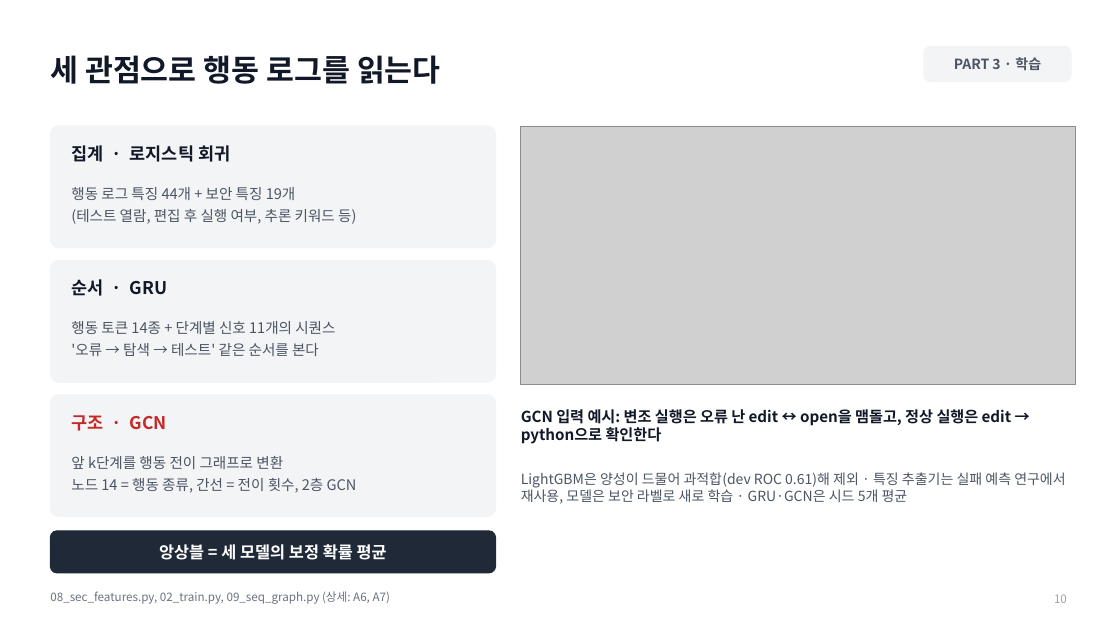
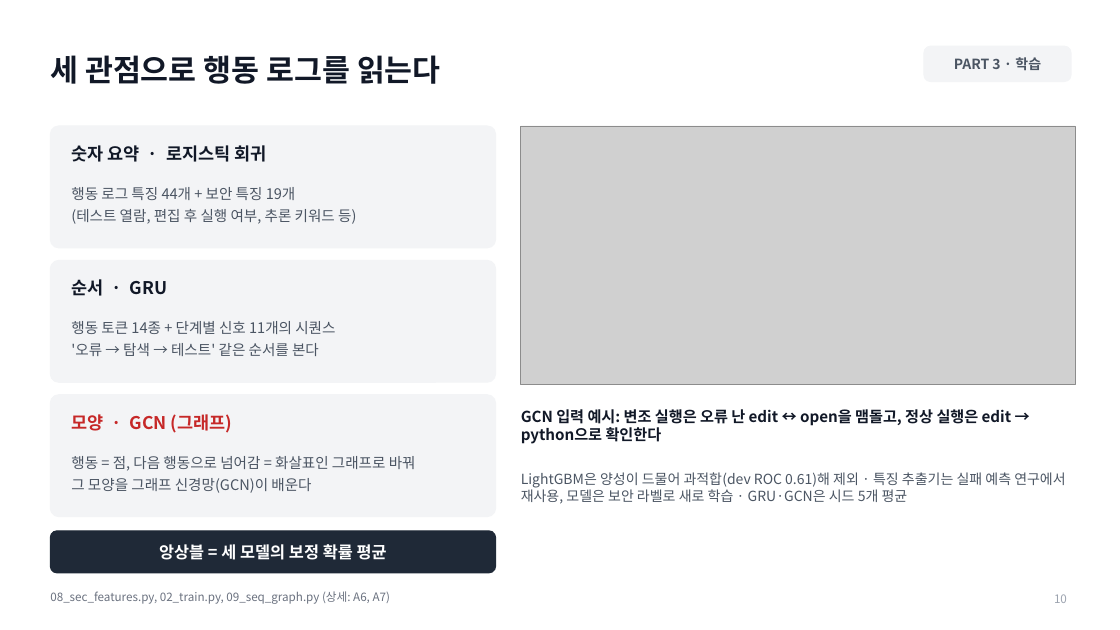
Before and after one commit to jeonbinggu/bigdata-agent-failure-prediction, a slide deck: slide 10 of slides/27팀_발표.pptx. Drawn at 1120x630 pixels with LibreOffice and Linux fonts; fonts in the diff are those of the drawing; grey boxes stand for pictures. Boxes give left, top, right and bottom in pixels: in the first picture for what was removed or moved away, otherwise in the second. Text is boxed around its words. In the diff, an @@ line names an element or a change of style, - is before the commit and + after.

```diff
--- a/slides/27팀_발표.pptx
+++ b/slides/27팀_발표.pptx
@@ text at (x1=71, y1=145, x2=266, y2=162): text changed @@
-집계 · 로지스틱 회귀
+숫자 요약 · 로지스틱 회귀
@@ text at (x1=71, y1=414, x2=233, y2=433): text changed @@
-구조 · GCN
+모양 · GCN (그래프)
@@ text at (x1=71, y1=456, x2=416, y2=493): text changed @@
-앞 k단계를 행동 전이 그래프로 변환
-노드 14 = 행동 종류, 간선 = 전이 횟수, 2층 GCN
+행동 = 점, 다음 행동으로 넘어감 = 화살표인 그래프로 바꿔
+그 모양을 그래프 신경망(GCN)이 배운다
```
Also in this commit, not shown: 4 other slides changed, 1 other file.
